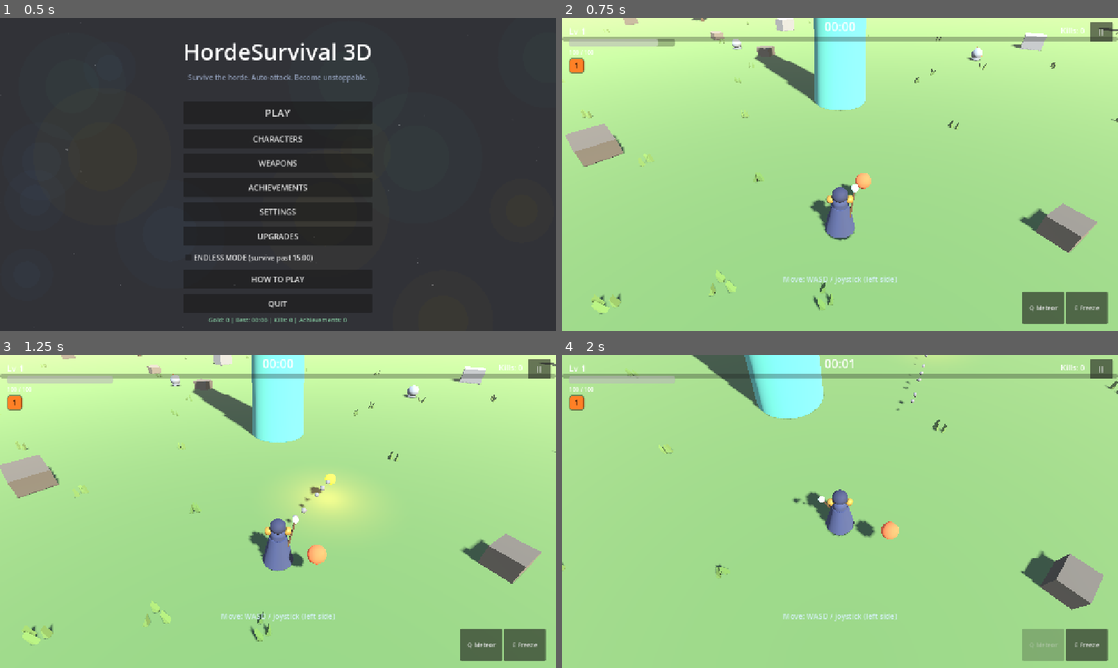
Above: before the commit, frames 1-4 (two rows, left to right).
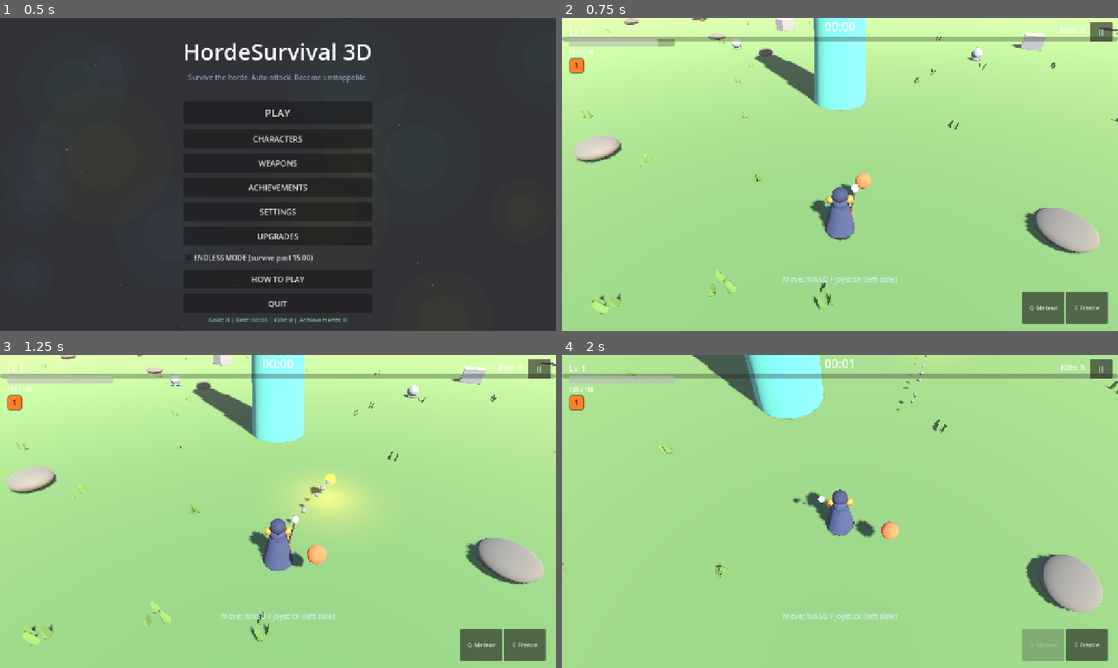
Above: after the commit, the same moments.

Repository: mohsen-niksirat/Horde_Survival_3D
Game: Godot game, scene res://scenes/bootstrap/Boot.tscn
The game is run twice, just before and just after one commit, with the same random seed, the same clock (stepped at 60 frames per second) and the same inputs.
Inputs (mouse positions are in pixels of both pictures, inside the frame that each line leads up to):
- Up to frame 1 (0.5 s): no input
- Up to frame 2 (0.75 s): click "PLAY" at 0.5 s
- Up to frame 3 (1.25 s): no input
- Up to frame 4 (2 s): tap Enter at 1.25 s; move the mouse to (867, 511) at 1.27 s; hold W (move_up) from 1.28 s (still down); tap Q (ability_1) at 1.35 s

Frame 1 is identical in both runs. In frame 2, 2.2% of the frame differs, in the area x 0-97%, y 0-76%; in frame 3, 2.3%, in the area x 0-98%, y 0-74%; in frame 4, 1.3%.

Commit message:
polish(V21B): realistic shapes — golem boulder body, spherical rocks
- Tank Golem rebuilt from boxes to rounded boulder anatomy (sphere
  base/torso/head, capsule arms, chest crack kept)
- Arena rocks: boxes -> squashed spheres with matching sphere colliders
- smoke green; further shape passes queued per playtest feedback

Diff:
--- a/scenes/enemies/enemy_visuals.gd
+++ b/scenes/enemies/enemy_visuals.gd
@@ -101,29 +101,32 @@
 	fin.size = Vector3(0.16, 0.4, 0.16)
 	_mesh(v, fin, core_mat, Vector3(0, 0.14, 0), PI)
 
-# --- Tank Golem: stacked stones, heavy shoulders, glowing core crack ---
+# --- Tank Golem: rounded boulder body, heavy arms, glowing core ---
 static func _build_golem(v: Node3D) -> void:
 	var stone := Color(0.55, 0.43, 0.38)
 	var dark := _mat(stone.darkened(0.2))
 	var mid := _mat(stone)
 	var crack := _mat(Color(1.0, 0.4, 0.15), 1.4)
-	var box := BoxMesh.new()
-	box.size = Vector3(1.1, 0.7, 0.8)
-	_mesh(v, box, mid, Vector3(0, 0.35, 0))     # base slab
-	var torso := BoxMesh.new()
-	torso.size = Vector3(1.3, 0.9, 0.9)
-	_mesh(v, torso, mid, Vector3(0, 1.05, 0))   # torso
-	var head := BoxMesh.new()
-	head.size = Vector3(0.55, 0.45, 0.5)
-	_mesh(v, head, dark, Vector3(0, 1.7, 0.05)) # head
-	var arm := BoxMesh.new()
-	arm.size = Vector3(0.45, 0.9, 0.5)
-	_mesh(v, arm, dark, Vector3(-0.85, 0.9, 0))
-	_mesh(v, arm, dark, Vector3(0.85, 0.9, 0))
-	# glowing crack strip on chest
+	var base := SphereMesh.new()
+	base.radius = 0.55
+	base.height = 0.8
+	_mesh(v, base, dark, Vector3(0, 0.35, 0))
+	var torso := SphereMesh.new()
+	torso.radius = 0.68
+	torso.height = 1.3
+	_mesh(v, torso, mid, Vector3(0, 1.0, 0))
+	var head := SphereMesh.new()
+	head.radius = 0.3
+	head.height = 0.6
+	_mesh(v, head, dark, Vector3(0, 1.72, 0.05))
+	var arm := CapsuleMesh.new()
+	arm.radius = 0.22
+	arm.height = 0.9
+	_mesh(v, arm, dark, Vector3(-0.8, 0.85, 0))
+	_mesh(v, arm, dark, Vector3(0.8, 0.85, 0))
 	var crack_box := BoxMesh.new()
-	crack_box.size = Vector3(0.14, 0.6, 0.05)
-	_mesh(v, crack_box, crack, Vector3(0, 1.1, 0.47))
+	crack_box.size = Vector3(0.12, 0.55, 0.05)
+	_mesh(v, crack_box, crack, Vector3(0, 1.05, 0.6))
 
 # --- Shooter Turret: tripod + rotating barrel head ---
 static func _build_turret(v: Node3D) -> void:
--- a/scenes/world/arena_decor.gd
+++ b/scenes/world/arena_decor.gd
@@ -80,21 +80,21 @@
 	var parent := Node3D.new()
 	parent.name = "Rocks"
 	add_child(parent)
-	var rock := BoxMesh.new()
-	rock.size = Vector3(1.4, 0.9, 1.2)
+	var rock := SphereMesh.new()
+	rock.radius = 0.7
+	rock.height = 1.0
 	for i in range(EXTRA_ROCKS):
 		var rock_mi := MeshInstance3D.new()
 		rock_mi.mesh = rock
 		rock_mi.material_override = _baked_mat(STONE_COLOR.darkened(randf_range(0.0, 0.25)))
-		rock_mi.position = _random_ring_pos(14.0, 57.0) + Vector3(0, 0.35, 0)
+		rock_mi.position = _random_ring_pos(14.0, 57.0) + Vector3(0, 0.3, 0)
 		rock_mi.rotation.y = randf() * TAU
-		rock_mi.rotation.z = randf_range(-0.12, 0.12)
-		rock_mi.scale = Vector3.ONE * randf_range(0.6, 1.4)
+		rock_mi.scale = Vector3(randf_range(0.9, 1.5), randf_range(0.6, 1.0), randf_range(0.9, 1.5))
 		parent.add_child(rock_mi)
 		var body := StaticBody3D.new()
 		var shape := CollisionShape3D.new()
-		var bs := BoxShape3D.new()
-		bs.size = Vector3(1.4, 0.9, 1.2) * rock_mi.scale.x
+		var bs := SphereShape3D.new()
+		bs.radius = 0.6 * rock_mi.scale.x
 		shape.shape = bs
 		body.add_child(shape)
 		rock_mi.add_child(body)
